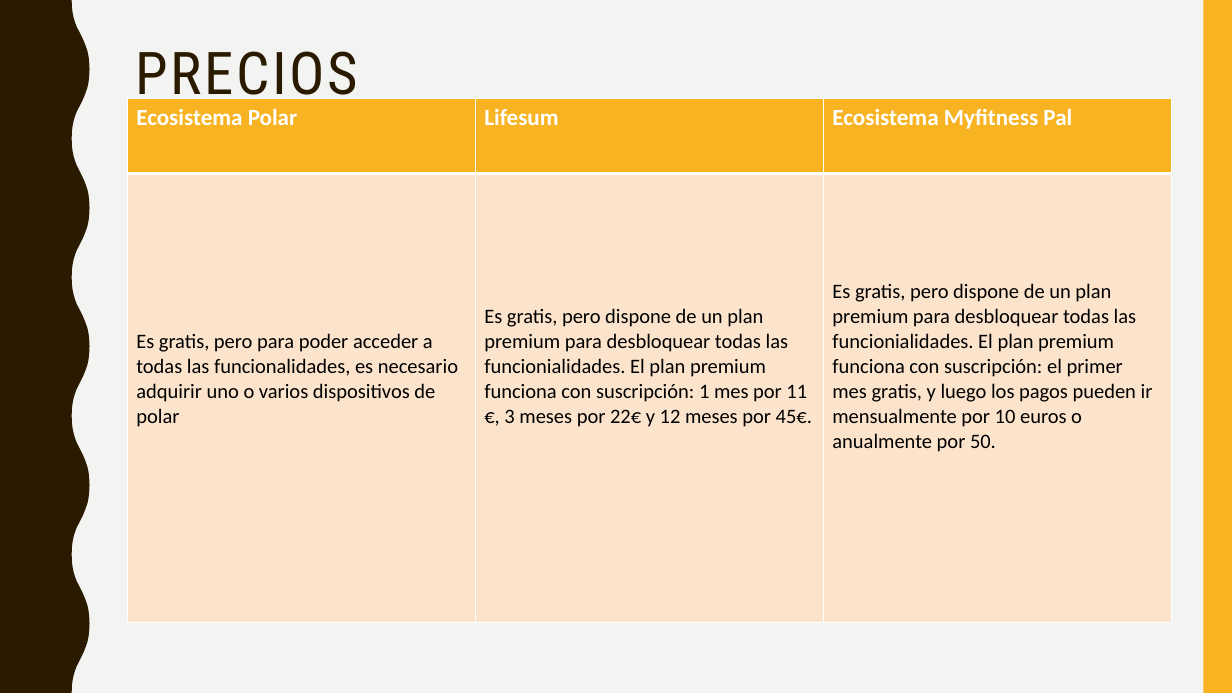
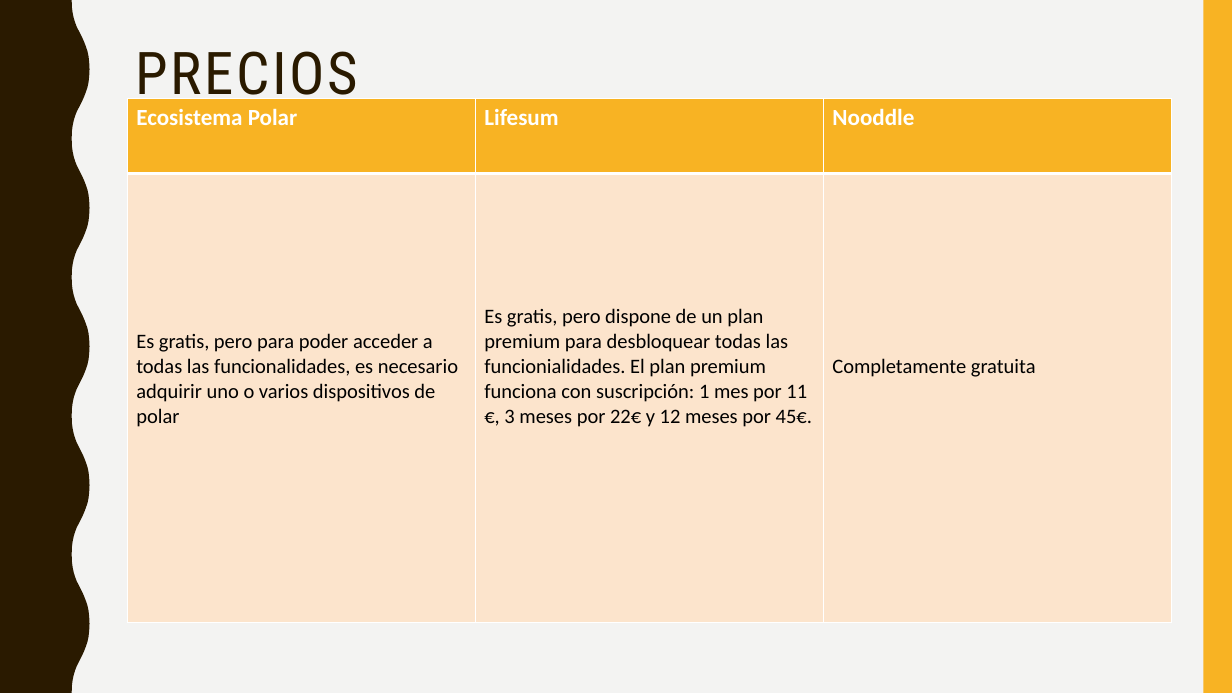
Before and after one commit to drzkn/TFM, a slide deck: slide 9 of Investigación/Benchmark/Benchmark aplicaciones.pptx. Drawn at 1232x693 pixels with LibreOffice and Linux fonts; fonts in the diff are those of the drawing. Boxes give left, top, right and bottom in pixels: in the first picture for what was removed or moved away, otherwise in the second. Text is boxed around its words. In the diff, an @@ line names an element or a change of style, - is before the commit and + after.

```diff
--- a/Investigación/Benchmark/Benchmark aplicaciones.pptx
+++ b/Investigación/Benchmark/Benchmark aplicaciones.pptx
@@ table at (x1=128, y1=99, x2=1173, y2=623) @@
-row 1, column 3: Ecosistema Myfitness Pal
+row 1, column 3: Nooddle
-row 2, column 3: Es gratis, pero dispone de un plan premium para desbloquear todas las funcionialidades. El plan premium funciona con suscripción: el primer mes gratis, y luego los pagos pueden ir mensualmente por 10 euros o anualmente por 50.
+row 2, column 3: Completamente gratuita
```
Also in this commit, not shown: 6 other slides changed, 21 other files.
